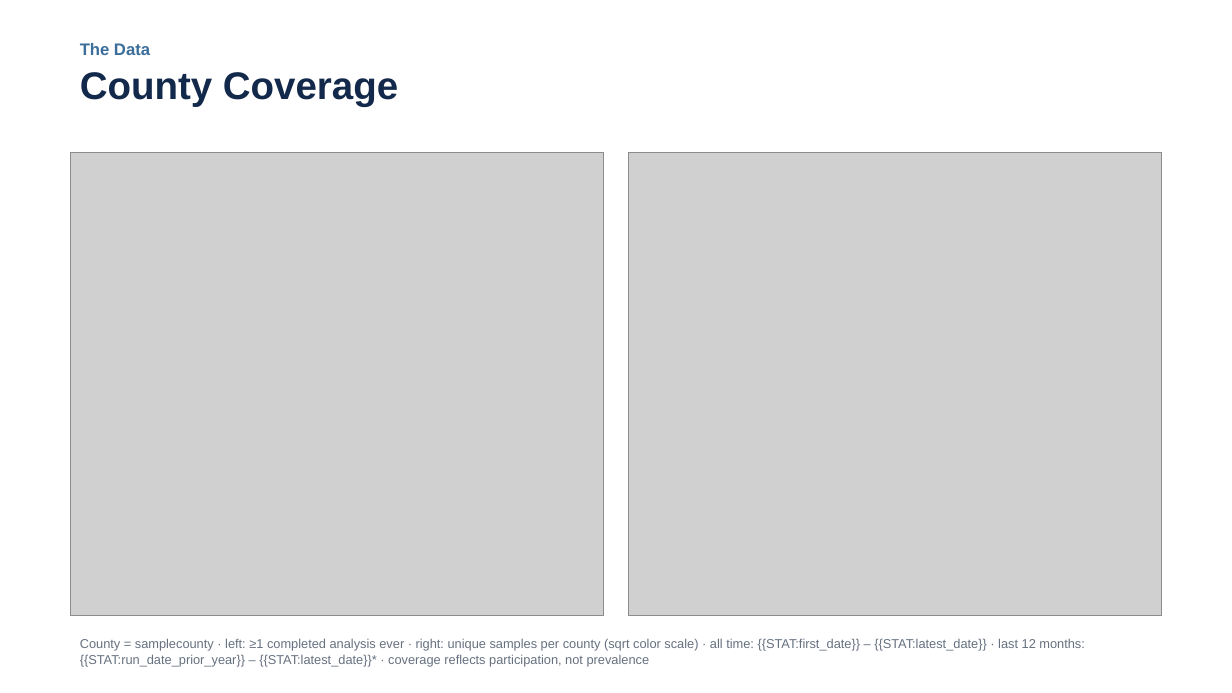
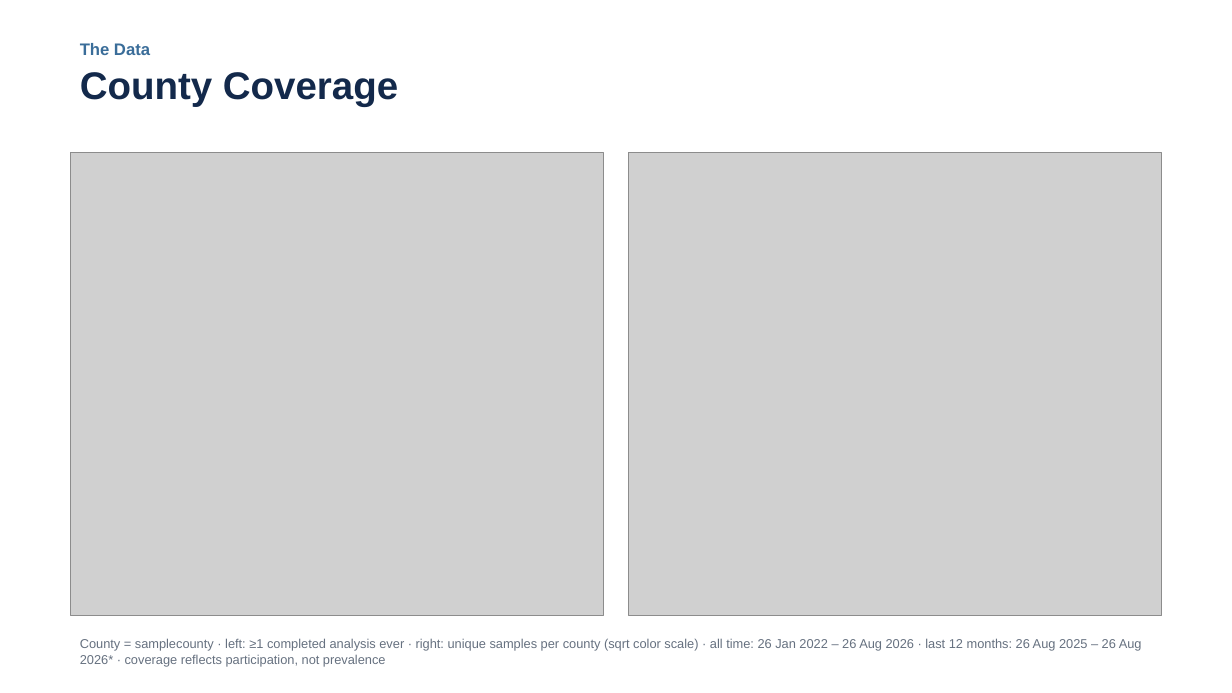
Before and after one commit to opioiddatalab/ncslides, a slide deck: slide 13 of docs/nc-drug-checking-latest.pptx. Drawn at 1232x693 pixels with LibreOffice and Linux fonts; fonts in the diff are those of the drawing; grey boxes stand for pictures. Boxes give left, top, right and bottom in pixels: in the first picture for what was removed or moved away, otherwise in the second. Text is boxed around its words. In the diff, an @@ line names an element or a change of style, - is before the commit and + after.

```diff
--- a/docs/nc-drug-checking-latest.pptx
+++ b/docs/nc-drug-checking-latest.pptx
@@ text at box(80, 638, 1142, 667): text changed @@
-County = samplecounty · left: ≥1 completed analysis ever · right: unique samples per county (sqrt color scale) · all time: {{STAT:first_date}} – {{STAT:latest_date}} · last 12 months: {{STAT:run_date_prior_year}} – {{STAT:latest_date}}* · coverage reflects participation, not prevalence
+County = samplecounty · left: ≥1 completed analysis ever · right: unique samples per county (sqrt color scale) · all time: 26 Jan 2022 – 26 Aug 2026 · last 12 months: 26 Aug 2025 – 26 Aug 2026* · coverage reflects participation, not prevalence
```
Also in this commit, not shown: 36 other slides changed, 7 slides added, 7 slides removed, 5 other files.
